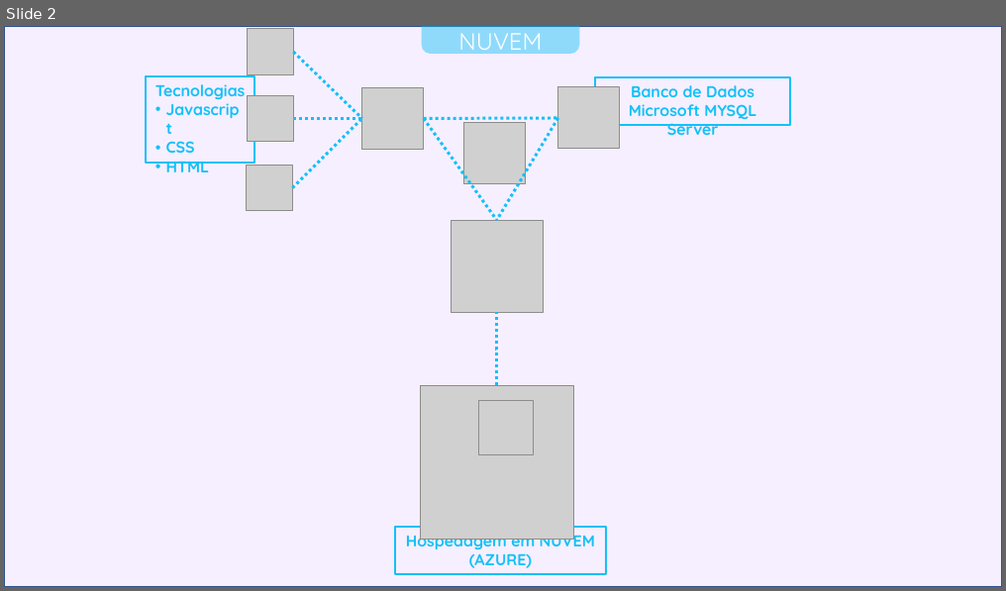
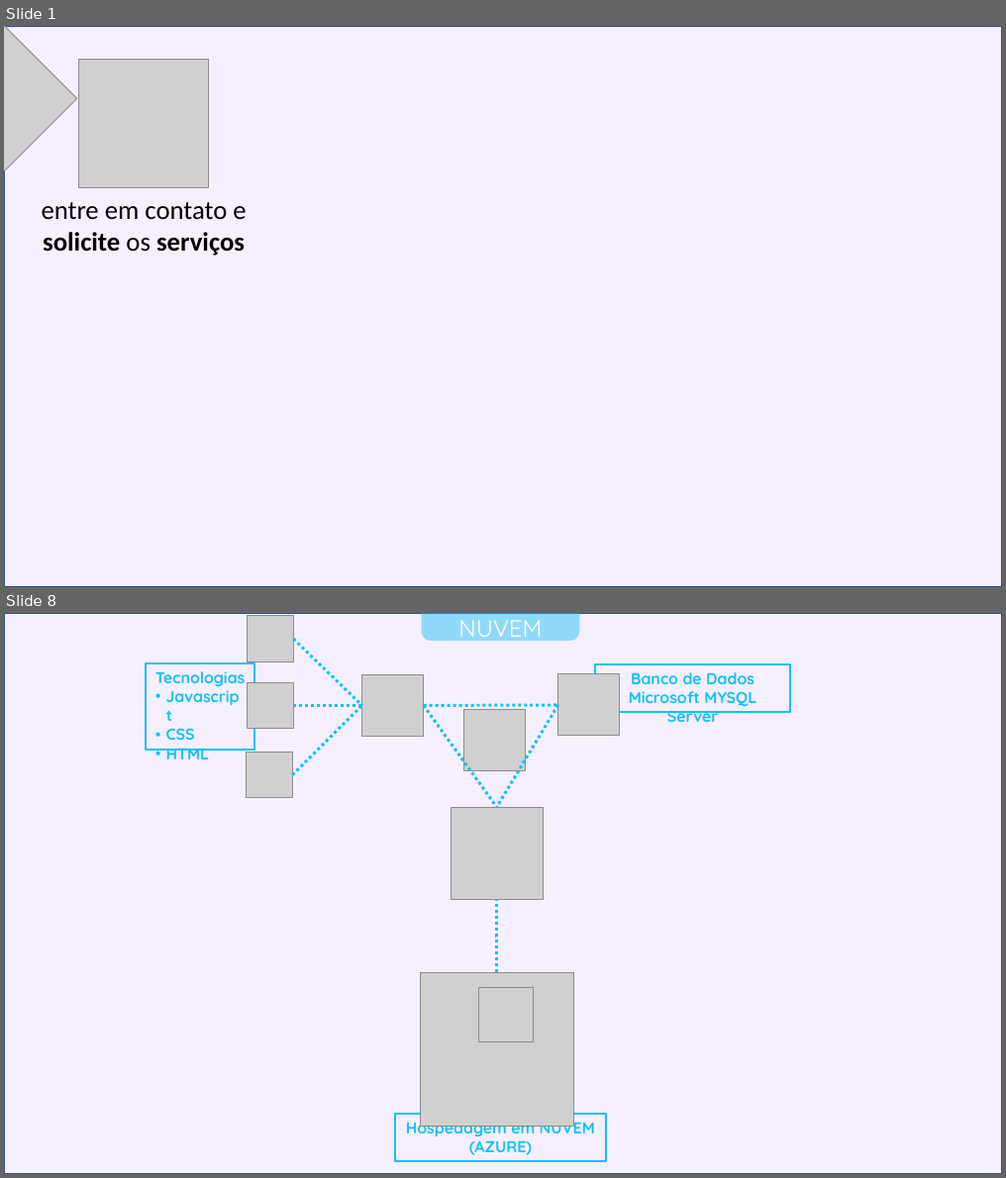
Before and after one commit to 0mni-Solutions/OmniTextil, a slide deck: APRESENTAÇÃO/Slides/Presentation.pptx. Shown one above the other, each under a label of ours: slide 2 before the commit, slides 1 and 8 after it; the slides between them are not shown. The pictures are 1006x591 and 1006x1178 pixels, drawn with LibreOffice and Linux fonts; fonts in the diff are those of the drawing; grey boxes stand for pictures. Boxes give left, top, right and bottom in pixels: in the first picture for what was removed or moved away, otherwise in the second. Text is boxed around its words. In the diff, an @@ line names an element or a change of style, - is before the commit and + after.

```diff
--- a/APRESENTAÇÃO/Slides/Presentation.pptx
+++ b/APRESENTAÇÃO/Slides/Presentation.pptx
@@ slide 1 added at <box>4,26,1002,587</box>, background #FFFFFF @@
@@ rectangle added at <box>4,26,1002,587</box>, fill #F6EFFF, outline #325491 1 pt @@
@@ picture added at <box>4,26,76,188</box> @@
@@ picture added at <box>79,60,208,188</box> @@
@@ text added at <box>42,202,246,256</box>, 20 pt, text #000000 @@
+entre em contato e solicite os serviços
@@ what was slide 2 is now slide 8 @@
```
Also in this commit, not shown: 3 slides changed, 6 other slides added, 40 other files.
